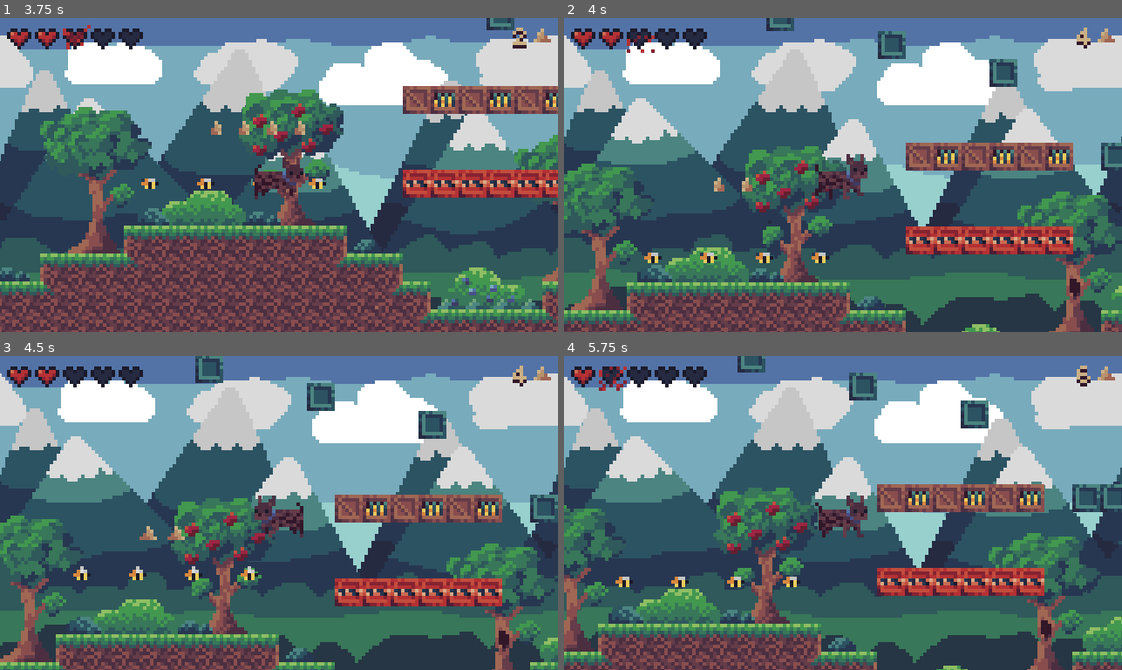
Above: before the commit, frames 1-4 (two rows, left to right).
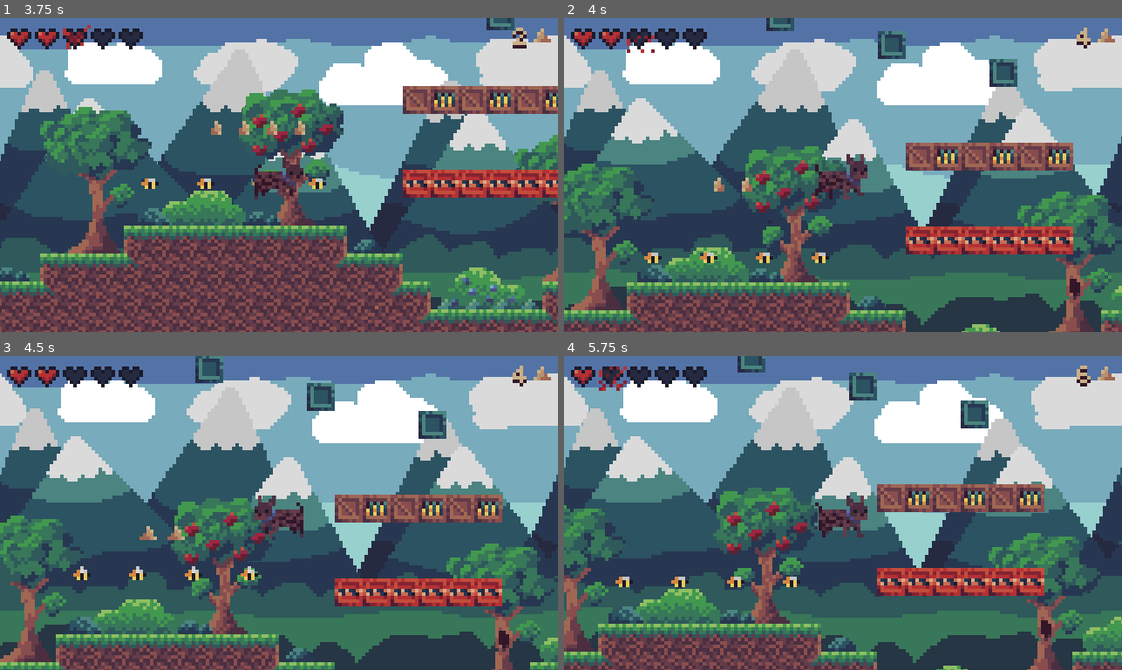
Above: after the commit, the same moments.

Repository: endercat126/pog-dog-simulator
Game: Godot game, scene res://levels/DEMO/DemoLevel3.tscn
The game is run twice, just before and just after one commit, with the same random seed, the same clock (stepped at 60 frames per second) and the same inputs. This scene is started directly instead of the project's main scene. Sound files missing from this copy of the repository are replaced by a short silence.
Inputs:
- Up to frame 1 (3.75 s): hold Right (world_right) 0.53-2.03 s; tap Space (world_jump) at 0.6, 0.77, 1.07, 1.35, 1.52, 1.82, 2.1, 2.85, 3.02, 3.32, 3.6 s; hold Left (world_left) 2.03-2.78 s; hold Right (world_right) from 2.78 s (still down)
- Up to frame 2 (4 s): keep holding Right (world_right); tap Space (world_jump) at 3.77 s
- Up to frame 3 (4.5 s): tap Space (world_jump) at 4.07, 4.35 s; release Right (world_right) at 4.28 s; hold Left (world_left) from 4.28 s (still down)
- Up to frame 4 (5.75 s): tap Space (world_jump) at 4.52, 4.82, 5.1 s; release Left (world_left) at 5.03 s; hold Right (world_right) from 5.03 s (still down)

Frame 1 is identical in both runs. In frame 2, 0.3% of the frame differs, in the area x 96-100%, y 39-49%; in frame 3, 0.4%; in frame 4, 0.7%, in the area x 91-100%, y 40-50%.

Commit message:
mobile

Diff:
--- /dev/null
+++ b/levels/ButtonsTheme.tres
@@ -0,0 +1,47 @@
+[gd_resource type="Theme" load_steps=9 format=2]
+
+[ext_resource path="res://font/TinyUnicode.tres" type="DynamicFont" id=1]
+[ext_resource path="res://new_styleboxtexture.tres" type="StyleBox" id=2]
+[ext_resource path="res://sprites/ui/button_pressed.png" type="Texture" id=3]
+[ext_resource path="res://sprites/ui/button_disabled.png" type="Texture" id=4]
+[ext_resource path="res://sprites/ui/button_hover.png" type="Texture" id=5]
+
+[sub_resource type="StyleBoxTexture" id=3]
+texture = ExtResource( 4 )
+region_rect = Rect2( 0, 0, 7, 8 )
+margin_left = 3.0
+margin_right = 3.0
+margin_top = 3.0
+margin_bottom = 3.0
+axis_stretch_horizontal = 1
+axis_stretch_vertical = 1
+
+[sub_resource type="StyleBoxTexture" id=4]
+texture = ExtResource( 5 )
+region_rect = Rect2( 0, 0, 7, 8 )
+margin_left = 3.0
+margin_right = 3.0
+margin_top = 3.0
+margin_bottom = 3.0
+axis_stretch_horizontal = 1
+axis_stretch_vertical = 1
+
+[sub_resource type="StyleBoxTexture" id=5]
+texture = ExtResource( 3 )
+region_rect = Rect2( 0, 0, 7, 8 )
+margin_left = 3.0
+margin_right = 3.0
+margin_top = 3.0
+margin_bottom = 3.0
+axis_stretch_horizontal = 1
+axis_stretch_vertical = 1
+
+[resource]
+default_font = ExtResource( 1 )
+Button/colors/font_color = Color( 0.156863, 0.219608, 0.321569, 1 )
+Button/colors/font_color_hover = Color( 0.858824, 0.858824, 0.858824, 1 )
+Button/colors/font_color_pressed = Color( 0.780392, 0.780392, 0.780392, 1 )
+Button/styles/disabled = SubResource( 3 )
+Button/styles/hover = SubResource( 4 )
+Button/styles/normal = ExtResource( 2 )
+Button/styles/pressed = SubResource( 5 )
--- /dev/null
+++ b/levels/Credits.tscn
@@ -0,0 +1,81 @@
+[gd_scene load_steps=10 format=2]
+
+[ext_resource path="res://font/TinyUnicode.tres" type="DynamicFont" id=1]
+[ext_resource path="res://sprites/bosco/bosco_real_life.png" type="Texture" id=2]
+[ext_resource path="res://scripts/Credits.gd" type="Script" id=3]
+[ext_resource path="res://prefabs/Fade.tscn" type="PackedScene" id=4]
+
+[sub_resource type="StyleBoxEmpty" id=1]
+
+[sub_resource type="StyleBoxEmpty" id=2]
+
+[sub_resource type="StyleBoxEmpty" id=3]
+
+[sub_resource type="StyleBoxEmpty" id=4]
+
+[sub_resource type="StyleBoxEmpty" id=5]
+
+[node name="Credits" type="Control"]
+anchor_right = 1.0
+anchor_bottom = 1.0
+script = ExtResource( 3 )
+
+[node name="ColorRect" type="ColorRect" parent="."]
+anchor_right = 1.0
+anchor_bottom = 1.0
+color = Color( 0.109804, 0.105882, 0.168627, 1 )
+
+[node name="TextureRect" type="TextureRect" parent="."]
+modulate = Color( 1, 1, 1, 0.458824 )
+anchor_right = 1.0
+anchor_bottom = 1.0
+texture = ExtResource( 2 )
+
+[node name="Label" type="Label" parent="."]
+anchor_right = 1.0
+anchor_bottom = 1.0
+margin_right = -5.0
+margin_bottom = -10.0
+custom_colors/font_color = Color( 0.780392, 0.780392, 0.780392, 1 )
+custom_fonts/font = ExtResource( 1 )
+text = "Art & code by Ender
+Music by Zilly
+
+Special thanks to Bosco"
+align = 2
+valign = 1
+
+[node name="Label2" type="Label" parent="."]
+anchor_right = 1.0
+anchor_bottom = 1.0
+margin_top = 7.0
+custom_fonts/font = ExtResource( 1 )
+text = "Pog Dog Simulator"
+align = 1
+
+[node name="Button" type="Button" parent="."]
+anchor_left = 0.5
+anchor_top = 1.0
+anchor_right = 0.5
+anchor_bottom = 1.0
+margin_left = 1.0
+margin_top = -15.0
+margin_right = 80.0
+margin_bottom = -4.0
+custom_colors/font_color_disabled = Color( 0.109804, 0.105882, 0.168627, 1 )
+custom_colors/font_color_focus = Color( 0.176471, 0.329412, 0.388235, 1 )
+custom_colors/font_color = Color( 0.156863, 0.219608, 0.321569, 1 )
+custom_colors/font_color_hover = Color( 0.176471, 0.329412, 0.388235, 1 )
+custom_colors/font_color_pressed = Color( 0.176471, 0.329412, 0.388235, 1 )
+custom_fonts/font = ExtResource( 1 )
+custom_styles/hover = SubResource( 1 )
+custom_styles/pressed = SubResource( 2 )
+custom_styles/focus = SubResource( 3 )
+custom_styles/disabled = SubResource( 4 )
+custom_styles/normal = SubResource( 5 )
+text = "return to menu"
+flat = true
+
+[node name="Fade" parent="." instance=ExtResource( 4 )]
+
+[connection signal="pressed" from="Button" to="." method="return_to_menu"]
--- a/levels/DEMO/DemoLevel1.tscn
+++ b/levels/DEMO/DemoLevel1.tscn
@@ -18,6 +18,7 @@
 [ext_resource path="res://prefabs/Tree.tscn" type="PackedScene" id=16]
 [ext_resource path="res://prefabs/Bush.tscn" type="PackedScene" id=17]
 [ext_resource path="res://prefabs/Rock.tscn" type="PackedScene" id=18]
+[ext_resource path="res://prefabs/MobileControls.tscn" type="PackedScene" id=19]
 [ext_resource path="res://sounds/sfx/chip.wav" type="AudioStream" id=20]
 [ext_resource path="res://sounds/sfx/heal.wav" type="AudioStream" id=21]
 [ext_resource path="res://sprites/bosco/bosco.png" type="Texture" id=22]
@@ -507,16 +508,19 @@
 next_level = "res://levels/DEMO/DemoLevel2.tscn"
 
 [node name="Tip" parent="." instance=ExtResource( 10 )]
-position = Vector2( 64, 32 )
+position = Vector2( 64, 48 )
+mobile_text = "Try moving around by moving around"
 display_on_load = true
 
 [node name="Tip2" parent="." instance=ExtResource( 10 )]
 position = Vector2( 208, 64 )
 text = "Press space to jump"
+mobile_text = "Press jump to jump"
 
 [node name="Tip3" parent="." instance=ExtResource( 10 )]
-position = Vector2( 528, 40 )
+position = Vector2( 528, 56 )
 text = "Do not eat the bees."
+mobile_text = "Do not eat the bees."
 
 [node name="Void" type="Area2D" parent="."]
 script = ExtResource( 14 )
@@ -578,4 +582,6 @@
 text = "999"
 align = 2
 
+[node name="MobileControls" parent="." instance=ExtResource( 19 )]
+
 [connection signal="body_entered" from="Void" to="Void" method="_on_Void_body_entered"]
--- a/levels/DEMO/DemoLevel2.tscn
+++ b/levels/DEMO/DemoLevel2.tscn
@@ -18,6 +18,7 @@
 [ext_resource path="res://prefabs/Tree.tscn" type="PackedScene" id=16]
 [ext_resource path="res://prefabs/Bush.tscn" type="PackedScene" id=17]
 [ext_resource path="res://prefabs/Rock.tscn" type="PackedScene" id=18]
+[ext_resource path="res://prefabs/MobileControls.tscn" type="PackedScene" id=19]
 
 [sub_resource type="AtlasTexture" id=1]
 atlas = ExtResource( 12 )
@@ -291,7 +292,10 @@
 [node name="Fade" parent="." instance=ExtResource( 9 )]
 
 [node name="Tip" parent="." instance=ExtResource( 10 )]
-position = Vector2( 241, 34 )
+position = Vector2( 240, 56 )
 text = "These explode"
+mobile_text = "These explode"
+
+[node name="MobileControls" parent="." instance=ExtResource( 19 )]
 
 [connection signal="body_entered" from="Void" to="Void" method="_on_Void_body_entered"]
--- a/levels/DEMO/DemoLevel3.tscn
+++ b/levels/DEMO/DemoLevel3.tscn
@@ -19,6 +19,7 @@
 [ext_resource path="res://prefabs/Bush.tscn" type="PackedScene" id=17]
 [ext_resource path="res://prefabs/Rock.tscn" type="PackedScene" id=18]
 [ext_resource path="res://prefabs/Tip.tscn" type="PackedScene" id=19]
+[ext_resource path="res://prefabs/MobileControls.tscn" type="PackedScene" id=20]
 
 [sub_resource type="AtlasTexture" id=1]
 atlas = ExtResource( 12 )
@@ -214,7 +215,7 @@
 tile_set = ExtResource( 3 )
 cell_size = Vector2( 8, 8 )
 format = 1
-tile_data = PoolIntArray( -1113990, 20, 0, -1113989, 20, 0,  …(1827 unchanged characters)… , 8, 0, 327714, 3, 0, 327715, 8, 0, 327717, 4, 0, 327718, 4, 0, 327719, 4, 0, 327720, 4, 0, 327735, 16, 0, 327738, 16, 0, 327741, 16, 0, …(111243 unchanged characters)…
+tile_data = PoolIntArray( -1113990, 20, 0, -1113989, 20, 0,  …(1827 unchanged characters)… , 8, 0, 327714, 3, 0, 327715, 8, 0, 327735, 16, 0, 327738, 16, 0, 327741, 16, 0, …(111243 unchanged characters)…
 script = ExtResource( 6 )
 
 [node name="ForegroundObjects" type="Node2D" parent="."]
@@ -258,10 +259,13 @@
 [node name="Flag" parent="ForegroundObjects" instance=ExtResource( 15 )]
 position = Vector2( 896, 24 )
 scale = Vector2( -1, 1 )
+next_level = "res://levels/Credits.tscn"
 
 [node name="Tip" parent="ForegroundObjects" instance=ExtResource( 19 )]
-position = Vector2( 592, 56 )
+position = Vector2( 592, 64 )
 text = "You ate bees, didn't you...
+Stand near this checkpoint to heal"
+mobile_text = "You ate bees, didn't you...
 Stand near this checkpoint to heal"
 
 [node name="Bosco" parent="." instance=ExtResource( 4 )]
@@ -327,4 +331,6 @@
 
 [node name="Fade" parent="." instance=ExtResource( 9 )]
 
+[node name="MobileControls" parent="." instance=ExtResource( 20 )]
+
 [connection signal="body_entered" from="Void" to="Void" method="_on_Void_body_entered"]
--- a/levels/MainMenu2.tscn
+++ b/levels/MainMenu2.tscn
@@ -1,11 +1,8 @@
 [gd_scene load_steps=36 format=2]
 
 [ext_resource path="res://font/TinyUnicode.tres" type="DynamicFont" id=1]
-[ext_resource path="res://new_styleboxtexture.tres" type="StyleBox" id=2]
+[ext_resource path="res://levels/ButtonsTheme.tres" type="Theme" id=2]
 [ext_resource path="res://sprites/backgrounds/sky_day.png" type="Texture" id=3]
-[ext_resource path="res://sprites/ui/button_disabled.png" type="Texture" id=4]
-[ext_resource path="res://sprites/ui/button_hover.png" type="Texture" id=5]
-[ext_resource path="res://sprites/ui/button_pressed.png" type="Texture" id=6]
 [ext_resource path="res://sprites/ui/pog_dog.png" type="Texture" id=7]
 [ext_resource path="res://sprites/backgrounds/bushes_2.png" type="Texture" id=8]
 [ext_resource path="res://sprites/backgrounds/sun.png" type="Texture" id=9]
@@ -24,46 +21,9 @@
 [ext_resource path="res://sprites/splash/pog_dog.png" type="Texture" id=22]
 [ext_resource path="res://scripts/MainMenu2.gd" type="Script" id=23]
 [ext_resource path="res://prefabs/Fade2.tscn" type="PackedScene" id=24]
-
-[sub_resource type="StyleBoxTexture" id=3]
-texture = ExtResource( 4 )
-region_rect = Rect2( 0, 0, 7, 8 )
-margin_left = 3.0
-margin_right = 3.0
-margin_top = 3.0
-margin_bottom = 3.0
-axis_stretch_horizontal = 1
-axis_stretch_vertical = 1
-
-[sub_resource type="StyleBoxTexture" id=4]
-texture = ExtResource( 5 )
-region_rect = Rect2( 0, 0, 7, 8 )
-margin_left = 3.0
-margin_right = 3.0
-margin_top = 3.0
-margin_bottom = 3.0
-axis_stretch_horizontal = 1
-axis_stretch_vertical = 1
-
-[sub_resource type="StyleBoxTexture" id=5]
-texture = ExtResource( 6 )
-region_rect = Rect2( 0, 0, 7, 8 )
-margin_left = 3.0
-margin_right = 3.0
-margin_top = 3.0
-margin_bottom = 3.0
-axis_stretch_horizontal = 1
-axis_stretch_vertical = 1
-
-[sub_resource type="Theme" id=2]
-default_font = ExtResource( 1 )
-Button/colors/font_color = Color( 0.156863, 0.219608, 0.321569, 1 )
-Button/colors/font_color_hover = Color( 0.858824, 0.858824, 0.858824, 1 )
-Button/colors/font_color_pressed = Color( 0.780392, 0.780392, 0.780392, 1 )
-Button/styles/disabled = SubResource( 3 )
-Button/styles/hover = SubResource( 4 )
-Button/styles/normal = ExtResource( 2 )
-Button/styles/pressed = SubResource( 5 )
+[ext_resource path="res://sprites.preview/ui/github_button_pressed.png" type="Texture" id=25]
+[ext_resource path="res://sprites.preview/ui/github_button.png" type="Texture" id=26]
+[ext_resource path="res://sprites.preview/ui/github_button_hover.png" type="Texture" id=27]
 
 [sub_resource type="StyleBoxTexture" id=1]
 region_rect = Rect2( 0, 0, 16, 16 )
@@ -92,6 +52,31 @@
 Button/styles/hover = SubResource( 6 )
 Button/styles/normal = SubResource( 10 )
 Button/styles/pressed = SubResource( 8 )
+
+[sub_resource type="StyleBoxTexture" id=13]
+texture = ExtResource( 27 )
+region_rect = Rect2( 0, 0, 9, 10 )
+
+[sub_resource type="StyleBoxTexture" id=14]
+texture = ExtResource( 26 )
+region_rect = Rect2( 0, 0, 9, 10 )
+
+[sub_resource type="StyleBoxTexture" id=15]
+texture = ExtResource( 25 )
+region_rect = Rect2( 0, 0, 9, 10 )
+
+[sub_resource type="Theme" id=16]
+default_font = ExtResource( 1 )
+Button/colors/font_color = Color( 0.854902, 0.882353, 0.898039, 1 )
+Button/colors/font_color_disabled = Color( 0.521569, 0.603922, 0.662745, 1 )
+Button/colors/font_color_hover = Color( 0.854902, 0.882353, 0.898039, 1 )
+Button/colors/font_color_pressed = Color( 0.854902, 0.882353, 0.898039, 1 )
+Button/constants/hseparation = 2
+Button/fonts/font = ExtResource( 1 )
+Button/styles/disabled = SubResource( 1 )
+Button/styles/hover = SubResource( 13 )
+Button/styles/normal = SubResource( 14 )
+Button/styles/pressed = SubResource( 15 )
 
 [sub_resource type="Animation" id=11]
 length = 0.001
@@ -234,7 +219,7 @@
 margin_right = 53.0
 margin_bottom = 70.0
 focus_mode = 0
-theme = SubResource( 2 )
+theme = ExtResource( 2 )
 enabled_focus_mode = 0
 text = "PLAY"
 
@@ -266,13 +251,27 @@
 theme = SubResource( 9 )
 enabled_focus_mode = 0
 
+[node name="Github" type="Button" parent="CanvasLayer/Menu"]
+anchor_left = 1.0
+anchor_top = 1.0
+anchor_right = 1.0
+anchor_bottom = 1.0
+margin_left = -16.0
+margin_top = -51.0
+margin_right = -7.0
+margin_bottom = -41.0
+rect_scale = Vector2( 1.5, 1.5 )
+focus_mode = 0
+theme = SubResource( 16 )
+enabled_focus_mode = 0
+
 [node name="Quit" type="Button" parent="CanvasLayer/Menu"]
 margin_left = 5.0
 margin_top = 72.0
 margin_right = 53.0
 margin_bottom = 83.0
 focus_mode = 0
-theme = SubResource( 2 )
+theme = ExtResource( 2 )
 enabled_focus_mode = 0
 text = "QUIT"
 
@@ -284,6 +283,15 @@
 rect_scale = Vector2( 2, 2 )
 texture = ExtResource( 7 )
 
+[node name="Label" type="Label" parent="CanvasLayer/Menu"]
+anchor_left = 1.0
+anchor_right = 1.0
+margin_left = -59.0
+margin_bottom = 7.0
+custom_fonts/font = ExtResource( 1 )
+text = "0.4.1-beta"
+align = 2
+
 [node name="Music" type="AudioStreamPlayer" parent="."]
 stream = ExtResource( 19 )
 script = ExtResource( 20 )
@@ -320,4 +328,5 @@
 [connection signal="pressed" from="CanvasLayer/Menu/Play" to="." method="_on_Play_pressed"]
 [connection signal="pressed" from="CanvasLayer/Menu/Discord" to="." method="_on_Discord_pressed"]
 [connection signal="pressed" from="CanvasLayer/Menu/Itch" to="." method="_on_Itch_pressed"]
+[connection signal="pressed" from="CanvasLayer/Menu/Github" to="." method="_on_Github_pressed"]
 [connection signal="pressed" from="CanvasLayer/Menu/Quit" to="." method="_on_Quit_pressed"]
--- a/levels/SplashScreen.tscn
+++ b/levels/SplashScreen.tscn
@@ -1,9 +1,10 @@
-[gd_scene load_steps=7 format=2]
+[gd_scene load_steps=13 format=2]
 
 [ext_resource path="res://sprites/splash/godot.png" type="Texture" id=1]
 [ext_resource path="res://sprites/splash/pog_dog.png" type="Texture" id=2]
 [ext_resource path="res://sprites/splash/endercat_studios.png" type="Texture" id=3]
 [ext_resource path="res://scripts/SplashScreen.gd" type="Script" id=4]
+[ext_resource path="res://font/TinyUnicode.tres" type="DynamicFont" id=5]
 
 [sub_resource type="Animation" id=1]
 length = 0.001
@@ -85,6 +86,16 @@
 "values": [ Color( 1, 1, 1, 0 ), Color( 1, 1, 1, 1 ) ]
 }
 
+[sub_resource type="StyleBoxEmpty" id=3]
+
+[sub_resource type="StyleBoxEmpty" id=4]
+
+[sub_resource type="StyleBoxEmpty" id=5]
+
+[sub_resource type="StyleBoxEmpty" id=6]
+
+[sub_resource type="StyleBoxEmpty" id=7]
+
 [node name="SplashScreen" type="Control"]
 anchor_right = 1.0
 anchor_bottom = 1.0
@@ -100,21 +111,21 @@
 anchor_right = 1.0
 anchor_bottom = 1.0
 texture = ExtResource( 3 )
-stretch_mode = 1
+stretch_mode = 6
 
 [node name="Godot" type="TextureRect" parent="."]
 modulate = Color( 1, 1, 1, 0 )
 anchor_right = 1.0
 anchor_bottom = 1.0
 texture = ExtResource( 1 )
-stretch_mode = 1
+stretch_mode = 6
 
 [node name="PogDog" type="TextureRect" parent="."]
 modulate = Color( 1, 1, 1, 0 )
 anchor_right = 1.0
 anchor_bottom = 1.0
 texture = ExtResource( 2 )
-stretch_mode = 1
+stretch_mode = 6
 
 [node name="AnimationPlayer" type="AnimationPlayer" parent="."]
 autoplay = "splash"
@@ -125,4 +136,29 @@
 wait_time = 15.0
 autostart = true
 
+[node name="Button" type="Button" parent="."]
+visible = false
+anchor_left = 0.5
+anchor_top = 1.0
+anchor_right = 0.5
+anchor_bottom = 1.0
+margin_left = 1.0
+margin_top = -15.0
+margin_right = 80.0
+margin_bottom = -4.0
+custom_colors/font_color_disabled = Color( 0.109804, 0.105882, 0.168627, 1 )
+custom_colors/font_color_focus = Color( 0.176471, 0.329412, 0.388235, 1 )
+custom_colors/font_color = Color( 0.156863, 0.219608, 0.321569, 1 )
+custom_colors/font_color_hover = Color( 0.176471, 0.329412, 0.388235, 1 )
+custom_colors/font_color_pressed = Color( 0.176471, 0.329412, 0.388235, 1 )
+custom_fonts/font = ExtResource( 5 )
+custom_styles/hover = SubResource( 3 )
+custom_styles/pressed = SubResource( 4 )
+custom_styles/focus = SubResource( 5 )
+custom_styles/disabled = SubResource( 6 )
+custom_styles/normal = SubResource( 7 )
+text = "skip"
+flat = true
+
 [connection signal="timeout" from="Timer" to="." method="_on_Timer_timeout"]
+[connection signal="pressed" from="Button" to="." method="return_to_menu"]
--- /dev/null
+++ b/prefabs/MobileControls.tscn
@@ -0,0 +1,74 @@
+[gd_scene load_steps=9 format=2]
+
+[ext_resource path="res://scripts/MobileControls.gd" type="Script" id=1]
+[ext_resource path="res://sprites/ui/android/buttons.png" type="Texture" id=4]
+
+[sub_resource type="AtlasTexture" id=4]
+atlas = ExtResource( 4 )
+region = Rect2( 2, 2, 11, 13 )
+
+[sub_resource type="AtlasTexture" id=5]
+atlas = ExtResource( 4 )
+region = Rect2( 18, 2, 11, 13 )
+
+[sub_resource type="AtlasTexture" id=6]
+atlas = ExtResource( 4 )
+region = Rect2( 2, 18, 11, 13 )
+
+[sub_resource type="AtlasTexture" id=7]
+atlas = ExtResource( 4 )
+region = Rect2( 18, 18, 11, 13 )
+
+[sub_resource type="AtlasTexture" id=8]
+atlas = ExtResource( 4 )
+region = Rect2( 2, 34, 11, 13 )
+
+[sub_resource type="AtlasTexture" id=9]
+atlas = ExtResource( 4 )
+region = Rect2( 18, 34, 11, 13 )
+
+[node name="MobileControls" type="CanvasLayer"]
+visible = false
+script = ExtResource( 1 )
+
+[node name="LR" type="Control" parent="."]
+anchor_top = 1.0
+anchor_bottom = 1.0
+margin_left = 11.0
+margin_top = -51.0
+margin_right = 51.0
+margin_bottom = -11.0
+rect_scale = Vector2( 1.2, 1.2 )
+
+[node name="Left2" type="TouchScreenButton" parent="LR"]
+position = Vector2( 0, 22.5 )
+normal = SubResource( 4 )
+pressed = SubResource( 5 )
+
+[node name="Right2" type="TouchScreenButton" parent="LR"]
+position = Vector2( 12.5, 22.5 )
+normal = SubResource( 6 )
+pressed = SubResource( 7 )
+
+[node name="J" type="Control" parent="."]
+anchor_left = 1.0
+anchor_top = 1.0
+anchor_right = 1.0
+anchor_bottom = 1.0
+margin_left = -59.0
+margin_top = -51.0
+margin_right = -19.0
+margin_bottom = -11.0
+rect_scale = Vector2( 1.2, 1.2 )
+
+[node name="Jump2" type="TouchScreenButton" parent="J"]
+position = Vector2( 29.1667, 22.5 )
+normal = SubResource( 8 )
+pressed = SubResource( 9 )
+
+[connection signal="pressed" from="LR/Left2" to="." method="simulate_input" binds= [ "world_left", 1 ]]
+[connection signal="released" from="LR/Left2" to="." method="simulate_input" binds= [ "world_left", 0 ]]
+[connection signal="pressed" from="LR/Right2" to="." method="simulate_input" binds= [ "world_right", 1 ]]
+[connection signal="released" from="LR/Right2" to="." method="simulate_input" binds= [ "world_right", 0 ]]
+[connection signal="pressed" from="J/Jump2" to="." method="simulate_input" binds= [ "world_jump", 1 ]]
+[connection signal="released" from="J/Jump2" to="." method="simulate_input" binds= [ "world_jump", 0 ]]
--- a/prefabs/Tip.tscn
+++ b/prefabs/Tip.tscn
@@ -66,10 +66,9 @@
 margin_right = 40.0
 margin_bottom = -8.0
 theme = ExtResource( 2 )
-custom_colors/font_color = Color( 0.858824, 0.858824, 0.858824, 1 )
-custom_colors/font_outline_modulate = Color( 0.780392, 0.780392, 0.780392, 1 )
+custom_colors/font_color = Color( 0.772549, 0.811765, 0.486275, 1 )
 custom_colors/font_color_shadow = Color( 0.109804, 0.105882, 0.168627, 1 )
-custom_constants/shadow_offset_x = 1
+custom_constants/shadow_offset_x = 0
 custom_constants/line_spacing = 1
 custom_constants/shadow_offset_y = 1
 text = "Use WASD or the arrow keys to move"
--- /dev/null
+++ b/scripts/BoscoButton.gd
@@ -0,0 +1,4 @@
+extends Button
+
+func _process(delta):
+	get_parent().get_node("TextureRect").visible = is_hovered()
--- /dev/null
+++ b/scripts/Credits.gd
@@ -0,0 +1,6 @@
+extends Control
+
+func return_to_menu():
+	$Fade.fade_out()
+	yield($Fade/AnimationPlayer, "animation_finished")
+	get_tree().change_scene("res://levels/MainMenu2.tscn")
--- a/scripts/Global.gd
+++ b/scripts/Global.gd
@@ -11,3 +11,8 @@
 
 var viewport_container
 var viewport
+
+var is_mobile = false
+
+func _process(delta):
+	is_mobile = OS.get_name() in ["Android", "iOS"]
--- a/scripts/MainMenu2.gd
+++ b/scripts/MainMenu2.gd
@@ -3,11 +3,11 @@
 
 
 func _on_Discord_pressed():
-	OS.shell_open("https://discord.gg/NR8cMMmZ6R")
+	OS.shell_open("http://endercat.ca/discord")
 
 
 func _on_Itch_pressed():
-	OS.shell_open("https://endercatstudios.itch.io/")
+	OS.shell_open("http://endercat.ca/itch")
 
 
 func _on_Play_pressed():
@@ -24,3 +24,7 @@
 	$Fade/Control/AnimationPlayer.play("out")
 	yield($Fade/Control/AnimationPlayer, "animation_finished")
 	get_tree().quit()
+
+
+func _on_Github_pressed():
+	OS.shell_open("https://github.com/endercat126/pog-dog-simulator")
--- /dev/null
+++ b/scripts/MobileControls.gd
@@ -0,0 +1,17 @@
+extends CanvasLayer
+
+func _ready():
+	pass
+
+func _process(delta):
+	self.visible = Global.is_mobile
+
+func simulate_input(input_name: String, pressed: int):
+	if pressed == 1:
+		Input.action_press(input_name)
+	elif pressed == 0:
+		Input.action_release(input_name)
+	elif pressed == 2:
+		Input.action_press(input_name)
+		yield(get_tree().create_timer(0.01), "timeout")
+		Input.action_release(input_name)
--- a/scripts/Player.gd
+++ b/scripts/Player.gd
@@ -141,6 +141,8 @@
 
 	Global.player_chips = chips
 
+	$Camera2D.zoom = Vector2(0.75, 0.75) if Global.is_mobile else Vector2.ONE
+
 func hurt(damage):
 	if not dead:
 		health -= damage
--- a/scripts/SplashScreen.gd
+++ b/scripts/SplashScreen.gd
@@ -6,3 +6,8 @@
 func _process(delta):
 	if Input.is_action_just_pressed("menu_go_back"):
 		get_tree().change_scene("res://levels/MainMenu2.tscn")
+
+	$Button.visible = Global.is_mobile
+
+func return_to_menu():
+	get_tree().change_scene("res://levels/MainMenu2.tscn")
--- a/scripts/Tip.gd
+++ b/scripts/Tip.gd
@@ -1,16 +1,20 @@
 extends Area2D
 
 export(String, MULTILINE) var text = "Use WASD or the arrow keys to move"
+export(String, MULTILINE) var mobile_text = "Use WASD or the arrow keys to move"
 export(bool) var display_on_load = false
 
 var is_shown = false
 
 func _ready():
-	$Label.text = text
+	$Label.text = mobile_text if Global.is_mobile else text
 
 	if display_on_load and not is_shown:
 		$AnimationPlayer.play("fade_in")
 		is_shown = true
+
+func _process(delta):
+	$Label.text = mobile_text if Global.is_mobile else text
 
 func _on_entered(body):
 	if body.is_in_group("Player") and not is_shown:
Binary file added: epic/meows.gif
Not shown, changed: export_presets.cfg
Not shown: 1 places in levels/DEMO/DemoLevel1.tscn that only renumber resources
Not shown: 1 places in levels/DEMO/DemoLevel2.tscn that only renumber resources
Not shown: 1 places in levels/DEMO/DemoLevel3.tscn that only renumber resources
Binary file added: sprites/bosco/Screenshot_20210903-204142.jpg
Not shown, added: sprites/bosco/Screenshot_20210903-204142.jpg.import
Binary file added: sprites/bosco/bosco_real_life.png
Not shown, added: sprites/bosco/bosco_real_life.png.import
Binary file added: sprites/ui/android/base.png
Not shown, added: sprites/ui/android/base.png.import
Binary file added: sprites/ui/android/bg.png
(and 9 more such lines)
